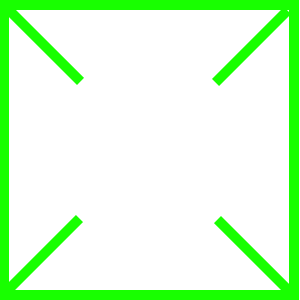
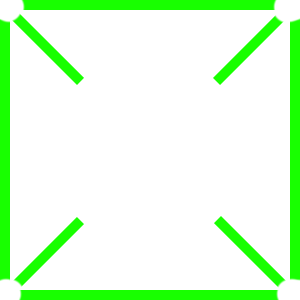
Layered file, before and after one edit (300×300). Changes by layer:
painted on "Forma 1 copia 3", unmasked it over [276, 216, 293, 295]
painted on "Forma 1 copia 2", unmasked it over [5, 6, 25, 85]
painted on "Forma 1 copia", unmasked it over [4, 215, 84, 294]
painted on "Forma 1", unmasked it over [212, 7, 291, 86]
painted on "Rectángulo 1", unmasked it over [0, 0, 300, 300]
